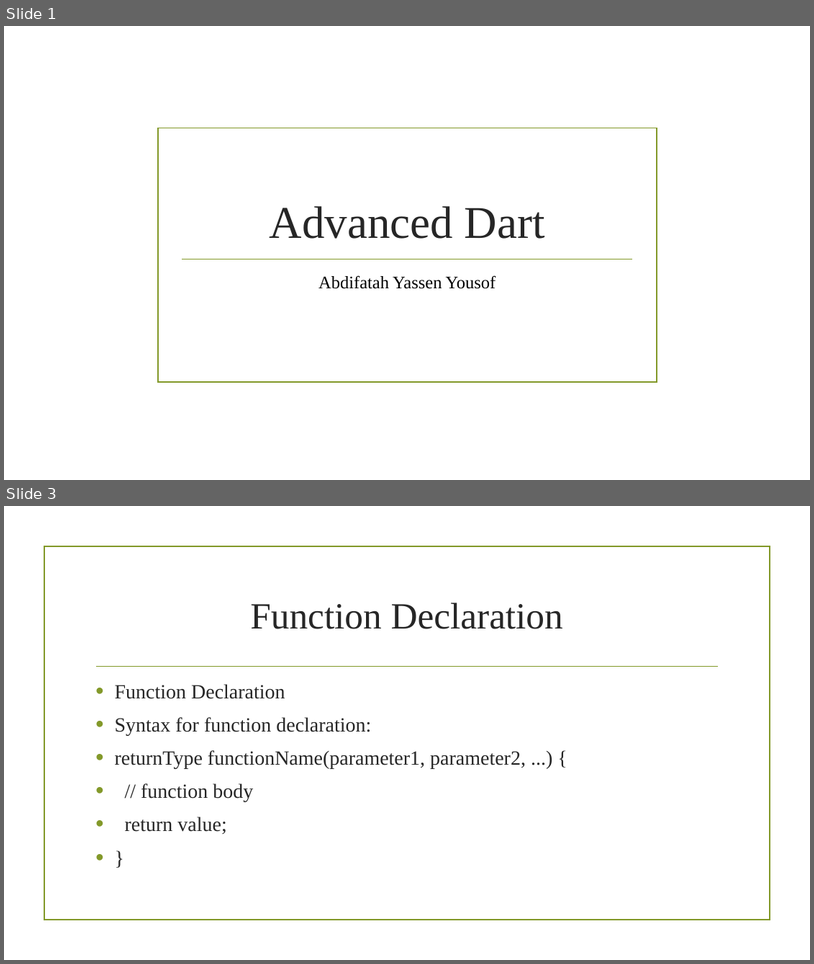
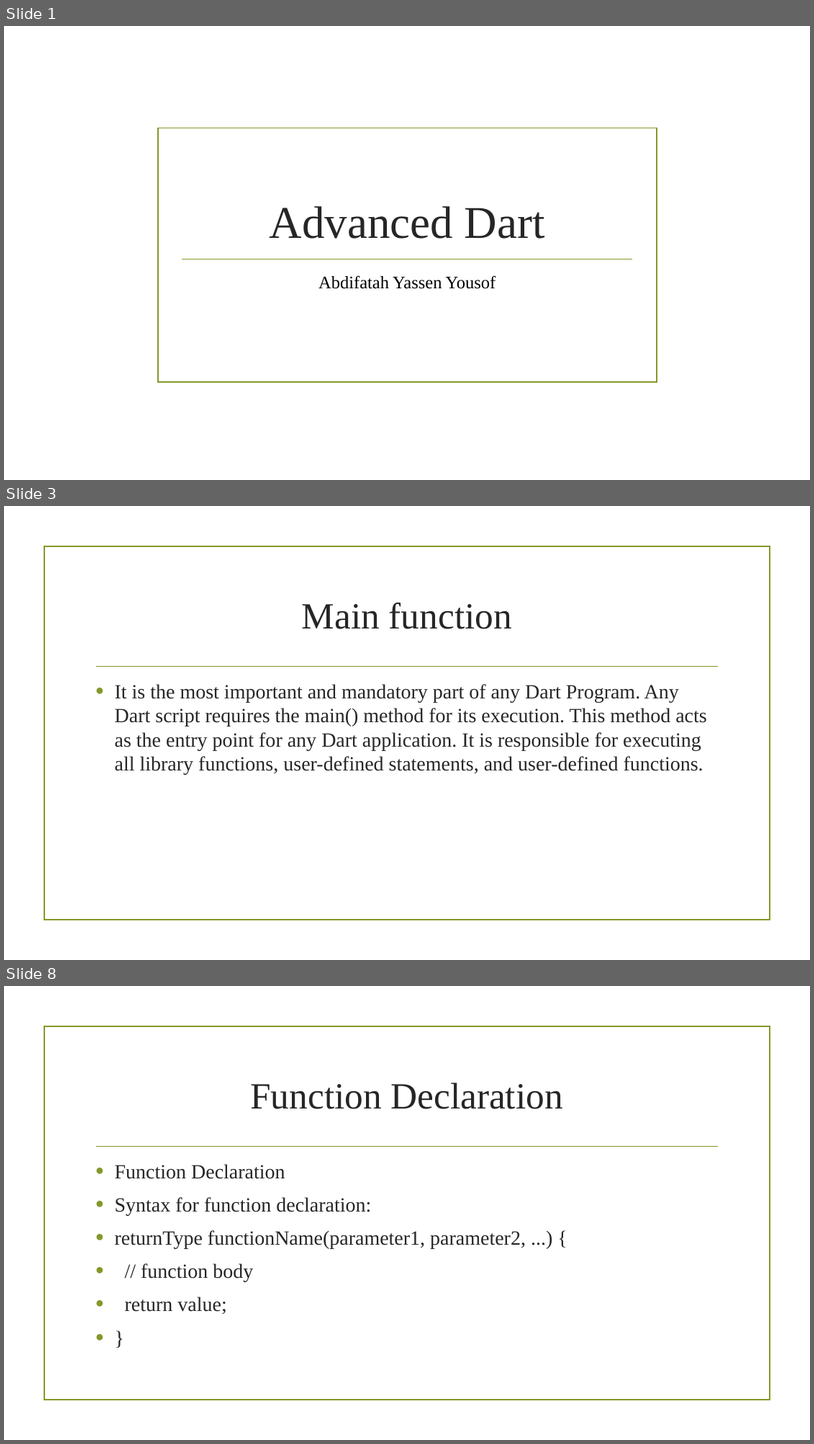
Before and after one commit to AbdifatahYasin1/Flutter-Mobile-Application, a slide deck: Advanced Dart.pptm. Shown one above the other, each under a label of ours: slides 1 and 3 before the commit, slides 1, 3 and 8 after it; the slides between them are not shown. The pictures are 814x964 and 814x1444 pixels, drawn with LibreOffice and Linux fonts; fonts in the diff are those of the drawing; background and template pictures are left out. Boxes give left, top, right and bottom in pixels: in the first picture for what was removed or moved away, otherwise in the second. Text is boxed around its words. In the diff, an @@ line names an element or a change of style, - is before the commit and + after.

```diff
--- a/Advanced Dart.pptm
+++ b/Advanced Dart.pptm
@@ slide 3 added at [4,506,810,960], background picture (left out); not listed: 2 template elements that a slide beside it also shows @@
@@ title added at [302,602,512,629], 44 pt, text #262626 @@
+Main function
@@ text added at [115,684,707,775], 24 pt, text #262626 @@
+• It is the most important and mandatory part of any Dart Program. Any Dart script requires the main() method for its execution. This method acts as the entry point for any Dart application. It is responsible for executing all library functions, user-defined statements, and user-defined functions.
@@ what was slide 3 is now slide 8 @@
```
Also in this commit, not shown: 2 slides changed, 3 other slides added.
